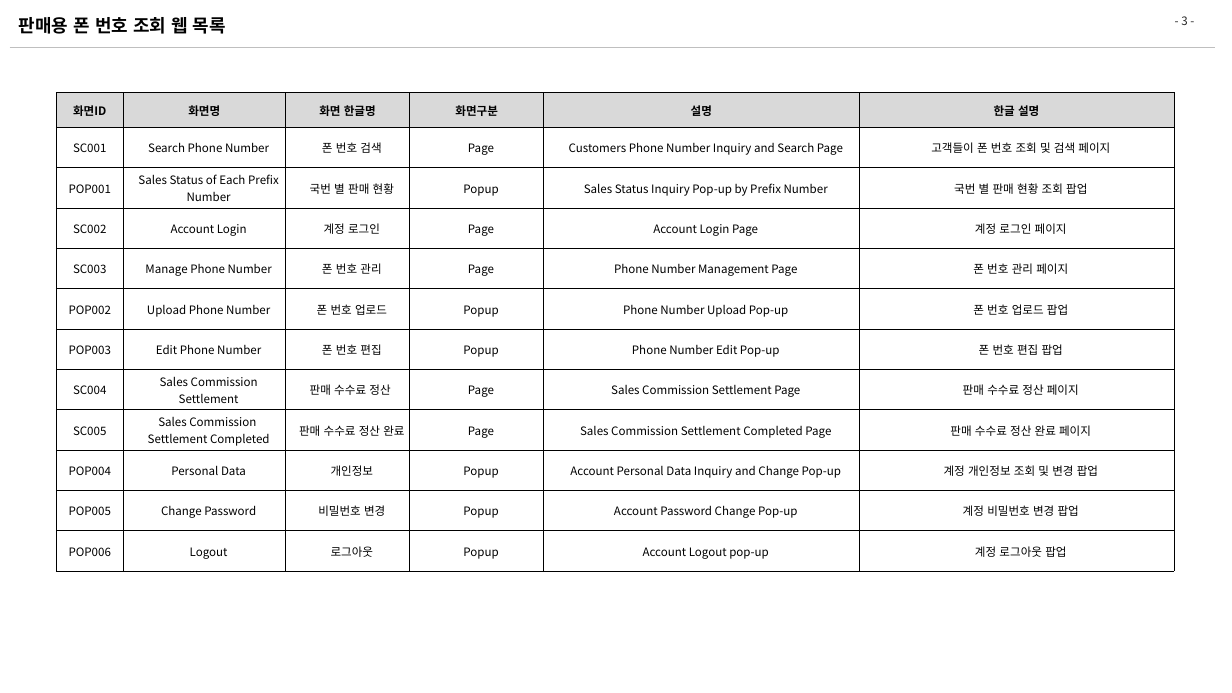
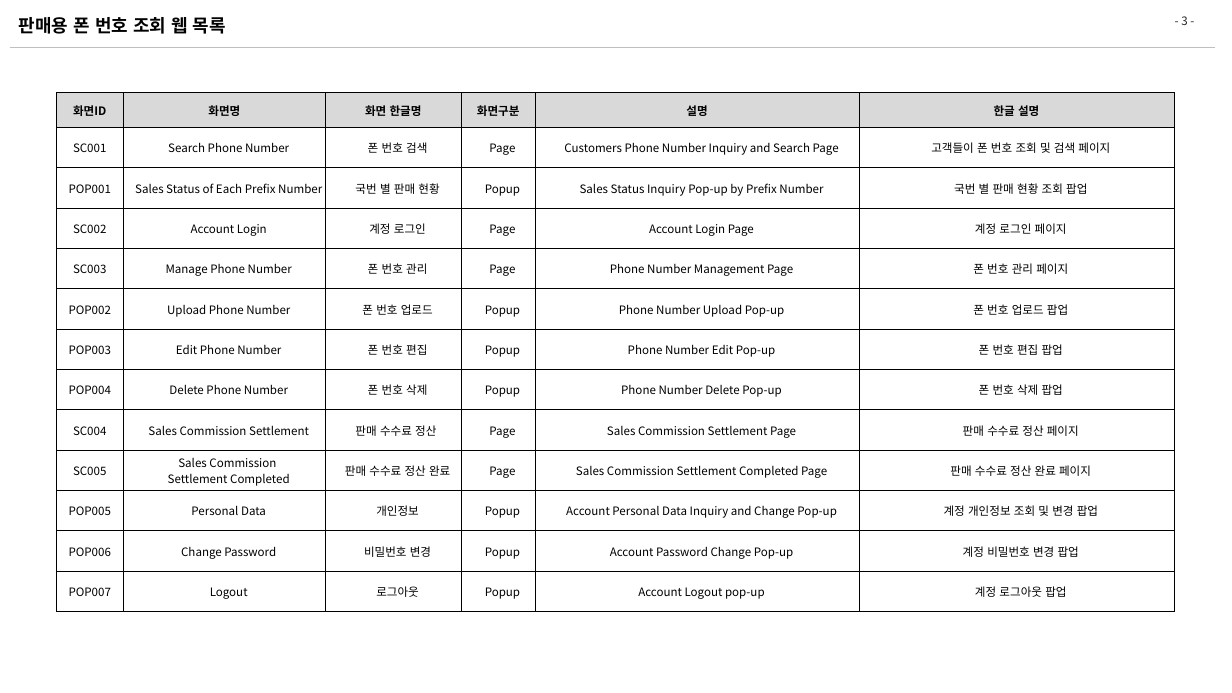
Before and after one commit to zhengze00/SpringBoot-MariaDB-master, a slide deck: slide 3 of Project File/화면설계.pptx. Drawn at 1232x693 pixels with LibreOffice and Linux fonts; fonts in the diff are those of the drawing. Boxes give left, top, right and bottom in pixels: in the first picture for what was removed or moved away, otherwise in the second. Text is boxed around its words. In the diff, an @@ line names an element or a change of style, - is before the commit and + after.

```diff
--- a/Project File/화면설계.pptx
+++ b/Project File/화면설계.pptx
@@ table at [56, 92, 1175, 612] @@
+row 8: POP004 | Delete Phone Number | 폰 번호 삭제 | Popup | Phone Number Delete Pop-up | 폰 번호 삭제 팝업
-row 11, column 1: POP004
+row 11, column 1: POP005
-row 12, column 1: POP005
+row 12, column 1: POP006
-row 13, column 1: POP006
+row 13, column 1: POP007
```
Also in this commit, not shown: 16 other slides changed, 2 slides added, 5 other files.
